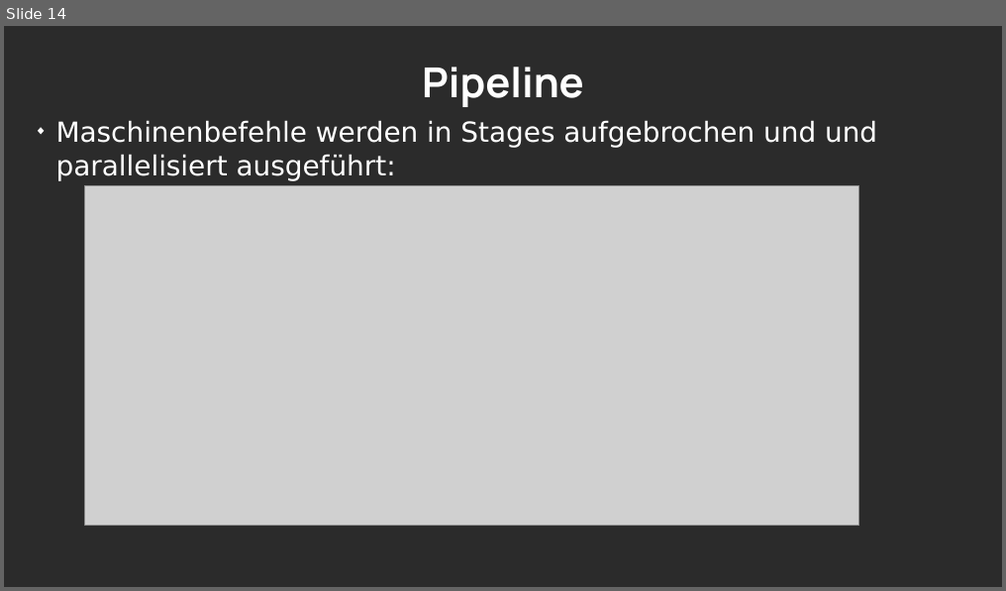
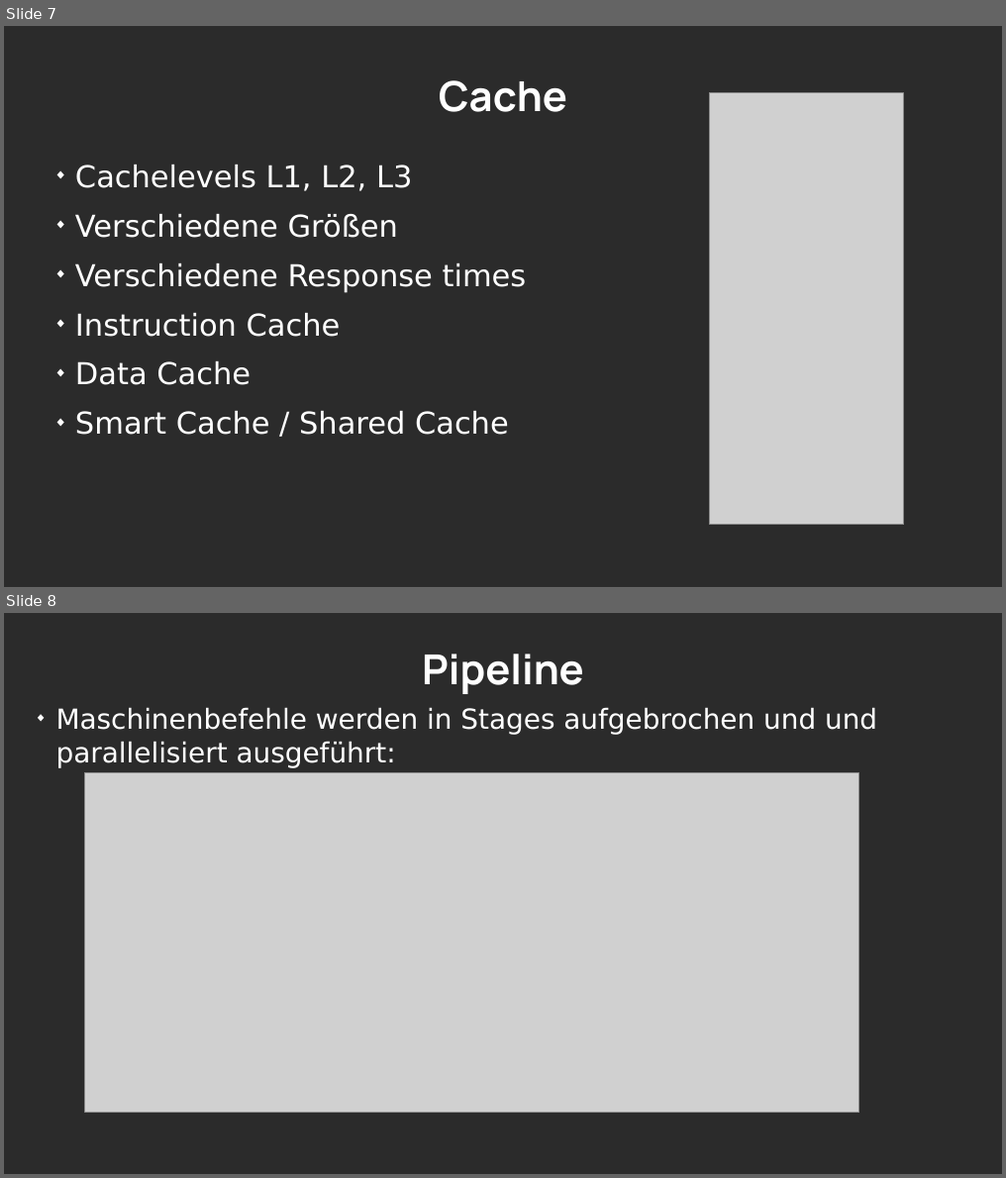
Before and after one commit to LordDreadfight/infpresentation, a slide deck: infCompilers.odp. Shown one above the other, each under a label of ours: slide 14 before the commit, slides 7 and 8 after it. The pictures are 1006x591 and 1006x1178 pixels, drawn with LibreOffice and Linux fonts; fonts in the diff are those of the drawing; grey boxes stand for pictures; background and template pictures are left out; a plain dark background stands for a picture behind light text. Boxes give left, top, right and bottom in pixels: in the first picture for what was removed or moved away, otherwise in the second. Text is boxed around its words. In the diff, an @@ line names an element or a change of style, - is before the commit and + after.

```diff
--- a/infCompilers.odp
+++ b/infCompilers.odp
@@ slide 7 added at <box>4,26,1002,587</box>, background picture (left out) @@
@@ title added at <box>439,80,567,112</box>, 32.9 pt, text #FFFFFF, bold @@
+Cache
@@ picture added at <box>710,93,905,525</box> @@
@@ text added at <box>75,165,527,435</box>, 24 pt, text #FFFFFF @@
+◆ Cachelevels L1, L2, L3
+◆ Verschiedene Größen
+◆ Verschiedene Response times
+◆ Instruction Cache
+◆ Data Cache
+◆ Smart Cache / Shared Cache
@@ what was slide 14 is now slide 8 @@
```
Also in this commit, not shown: 5 slides changed, 14 other slides added, 9 slides removed, 5 other files.
